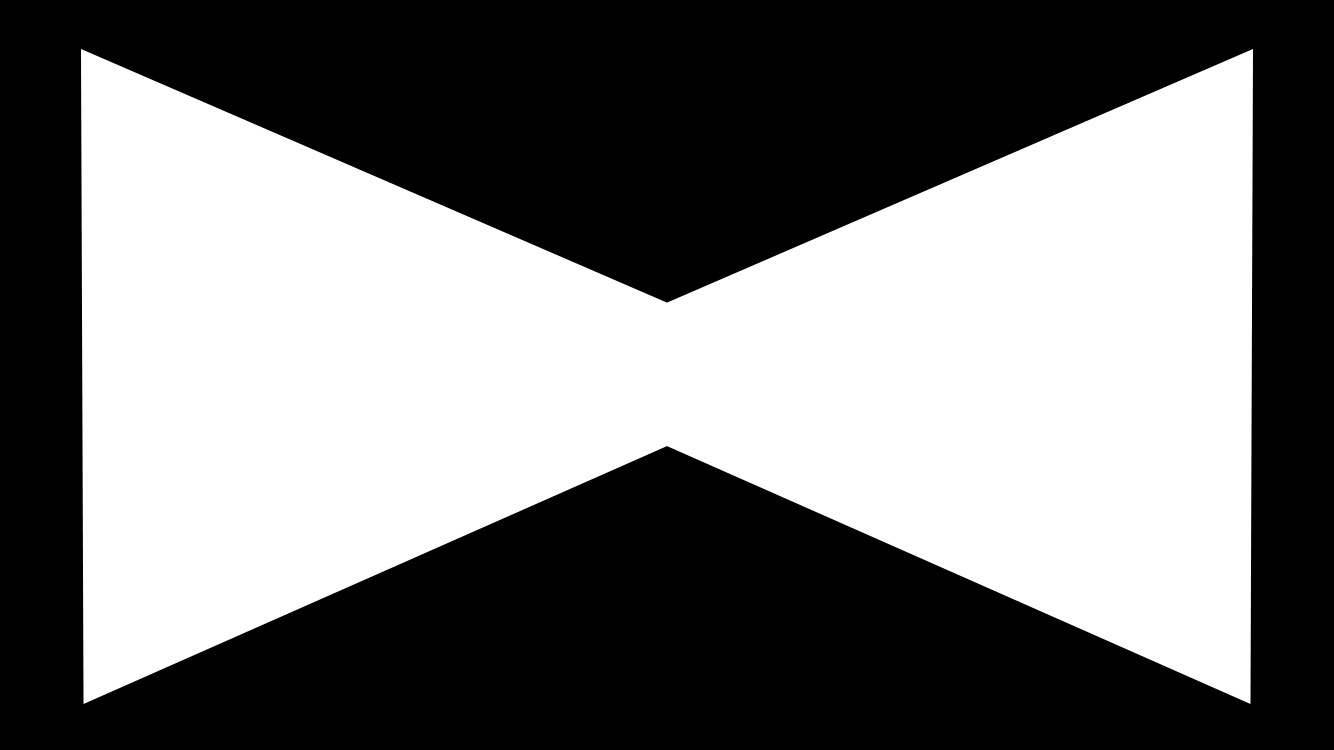
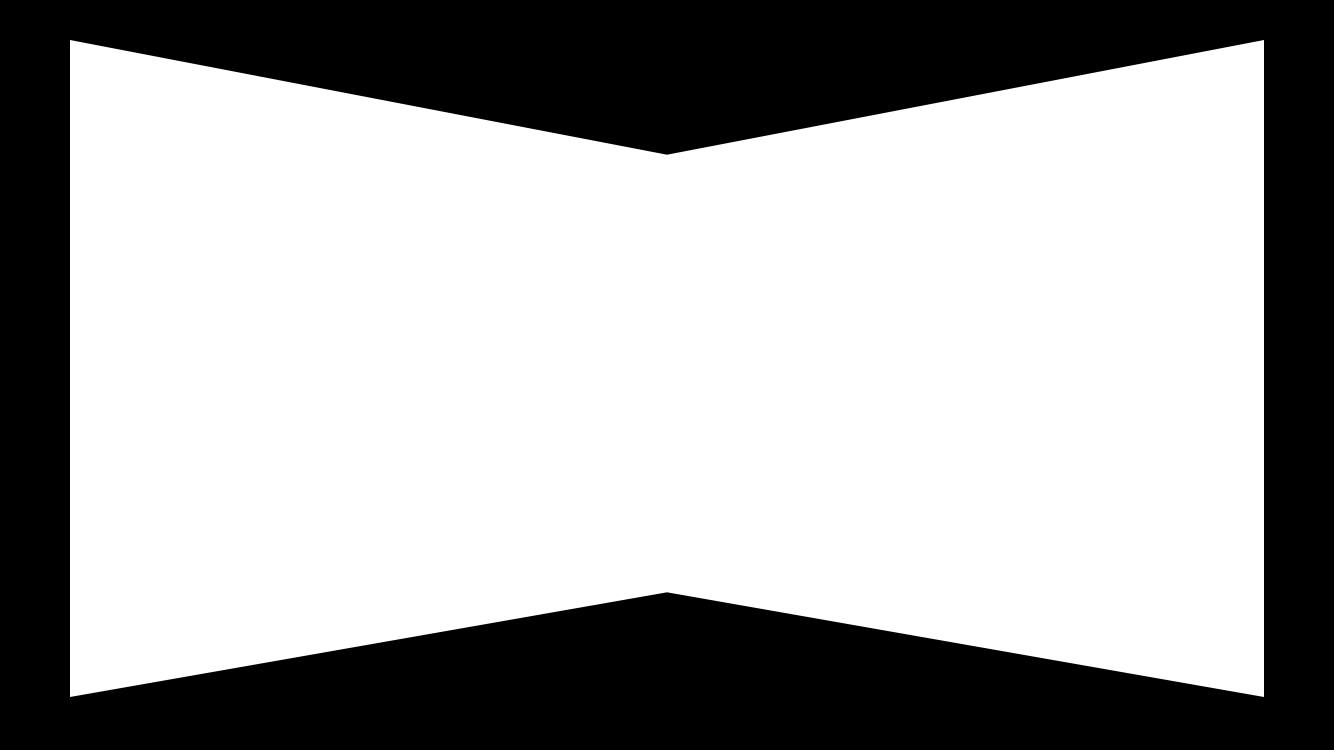
Two versions of the same layered image (w=1334, h=750). Layer-by-layer changes:
added layer "Rectangle 1 copy" above "Triangle 1" over [70, 40, 1264, 697]
hid "Triangle 1" over [81, 49, 1253, 704]
